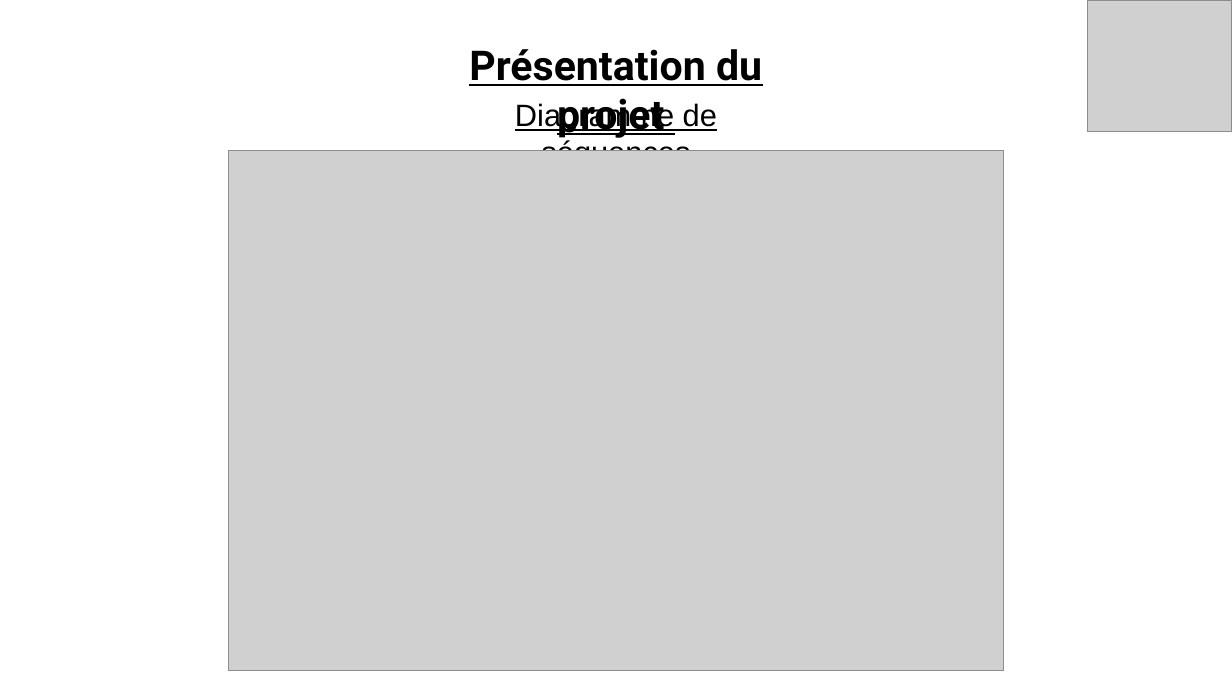
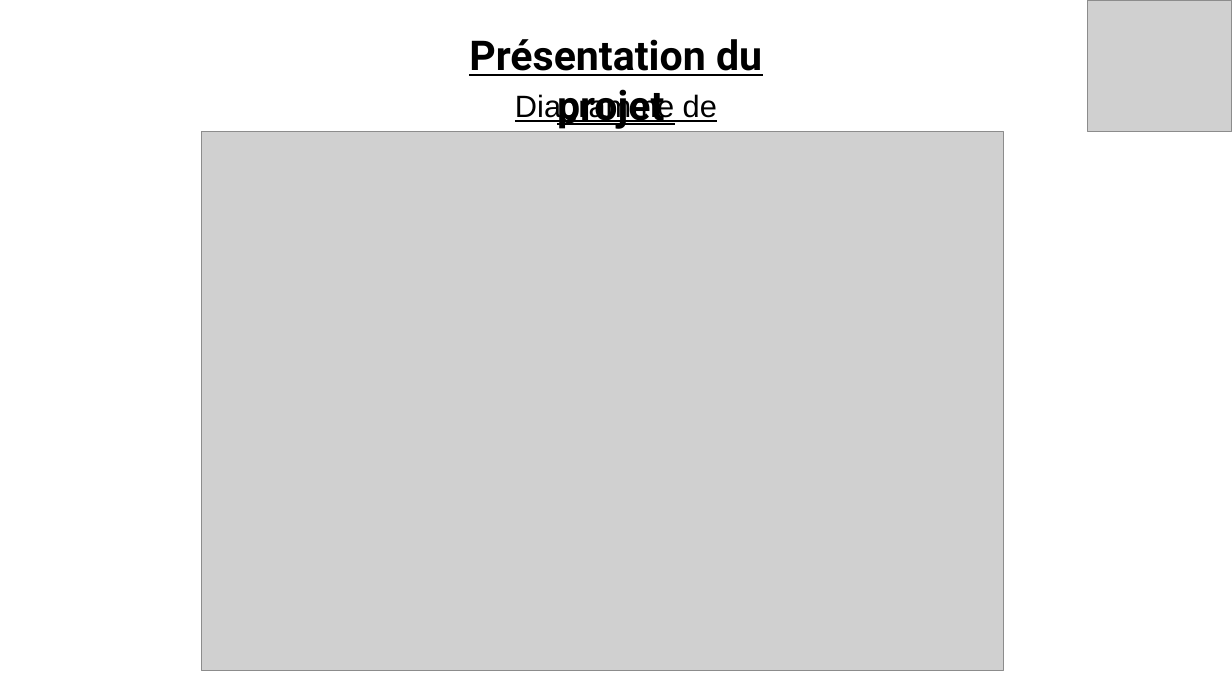
Before and after one commit to vento11b/mini-projet2, a slide deck: slide 6 of Présentation/TOKI.pptx. Drawn at 1232x693 pixels with LibreOffice and Linux fonts; fonts in the diff are those of the drawing; grey boxes stand for pictures. Boxes give left, top, right and bottom in pixels: in the first picture for what was removed or moved away, otherwise in the second. Text is boxed around its words. In the diff, an @@ line names an element or a change of style, - is before the commit and + after.

```diff
--- a/Présentation/TOKI.pptx
+++ b/Présentation/TOKI.pptx
@@ text "Présentation du projet": place and size @@
-text "Présentation du projet" at [469, 49, 762, 138]
+text "Présentation du projet" at [469, 39, 762, 129]
@@ text "Diagramme de séquences" rewrapped from [515, 101, 717, 151] to [515, 93, 717, 132] @@
@@ picture: place and size @@
-picture at [229, 151, 1004, 671]
+picture at [201, 132, 1004, 671]
```
Also in this commit, not shown: 10 other slides changed.
